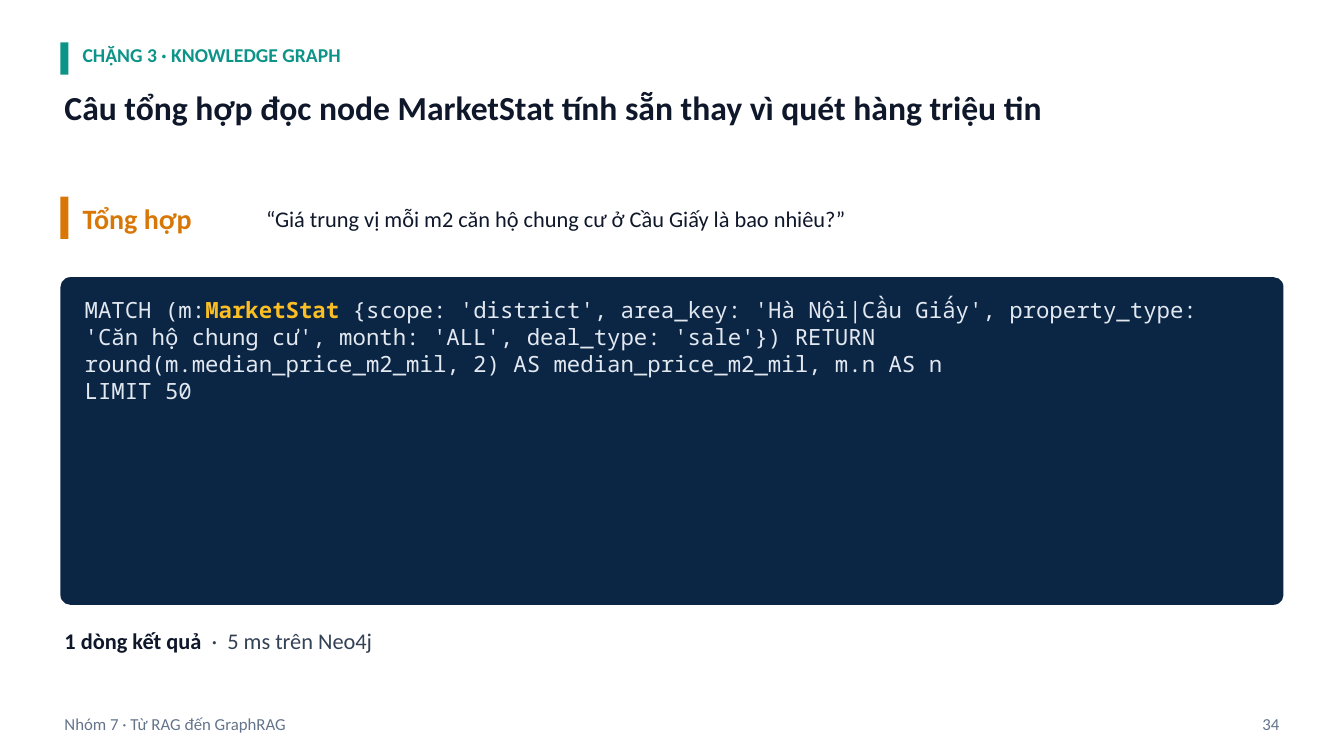
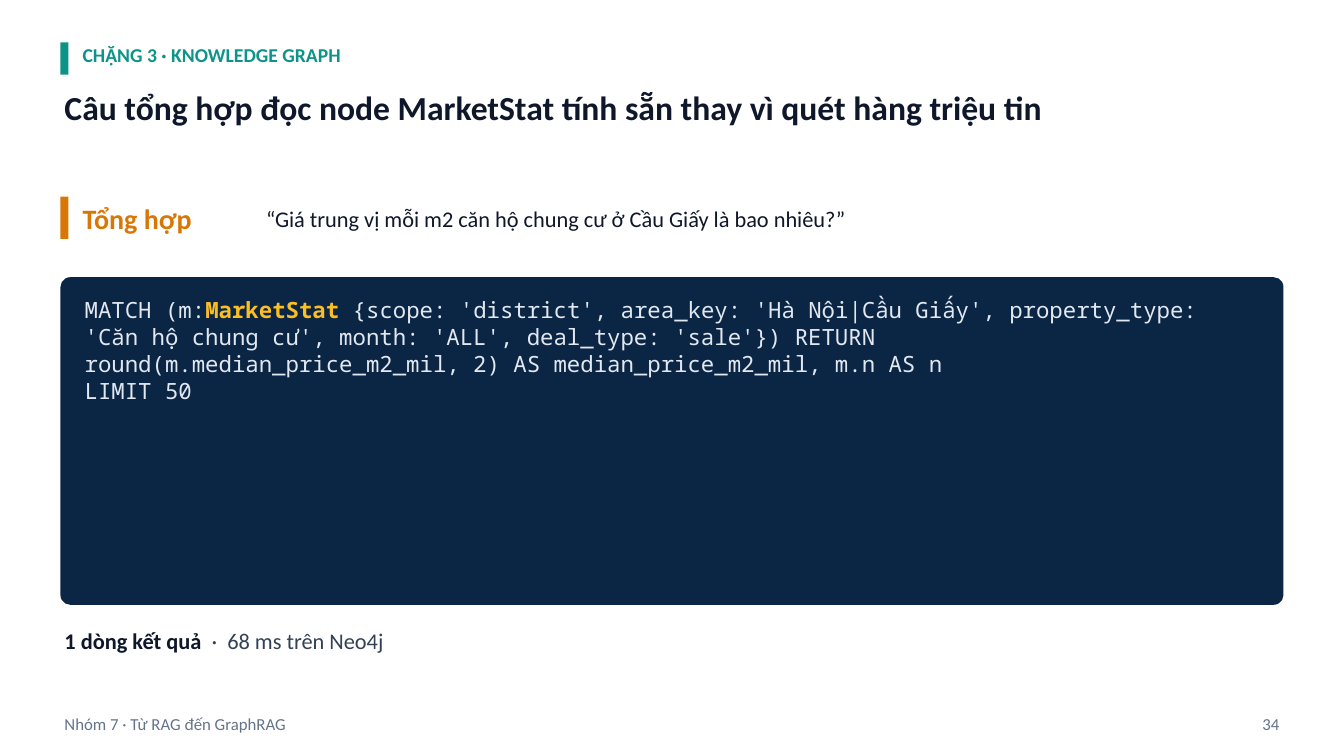
Before and after one commit to ngtukien/Vietnam-Real-Estates, a slide deck: slide 34 of slide/Từ-RAG-đến-GraphRAG-Trợ-lý-hỏi-đáp-thị-trường-bất-động-sản-Việt-Nam-có-lý-thuyết.pptx. Drawn at 1344x756 pixels with LibreOffice and Linux fonts; fonts in the diff are those of the drawing. Boxes give left, top, right and bottom in pixels: in the first picture for what was removed or moved away, otherwise in the second. Text is boxed around its words. In the diff, an @@ line names an element or a change of style, - is before the commit and + after.

```diff
--- a/slide/Từ-RAG-đến-GraphRAG-Trợ-lý-hỏi-đáp-thị-trường-bất-động-sản-Việt-Nam-có-lý-thuyết.pptx
+++ b/slide/Từ-RAG-đến-GraphRAG-Trợ-lý-hỏi-đáp-thị-trường-bất-động-sản-Việt-Nam-có-lý-thuyết.pptx
@@ text at [64,632,383,653]: text changed @@
-1 dòng kết quả · 5 ms trên Neo4j
+1 dòng kết quả · 68 ms trên Neo4j
```
Also in this commit, not shown: 20 other slides changed, 1 slide added, 48 other files.
